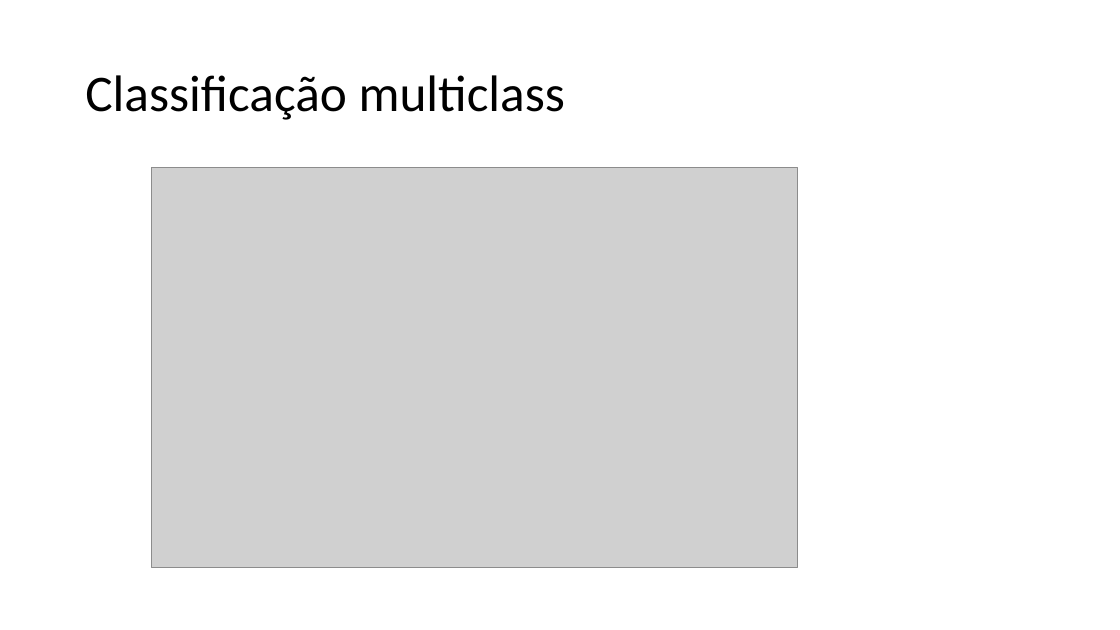
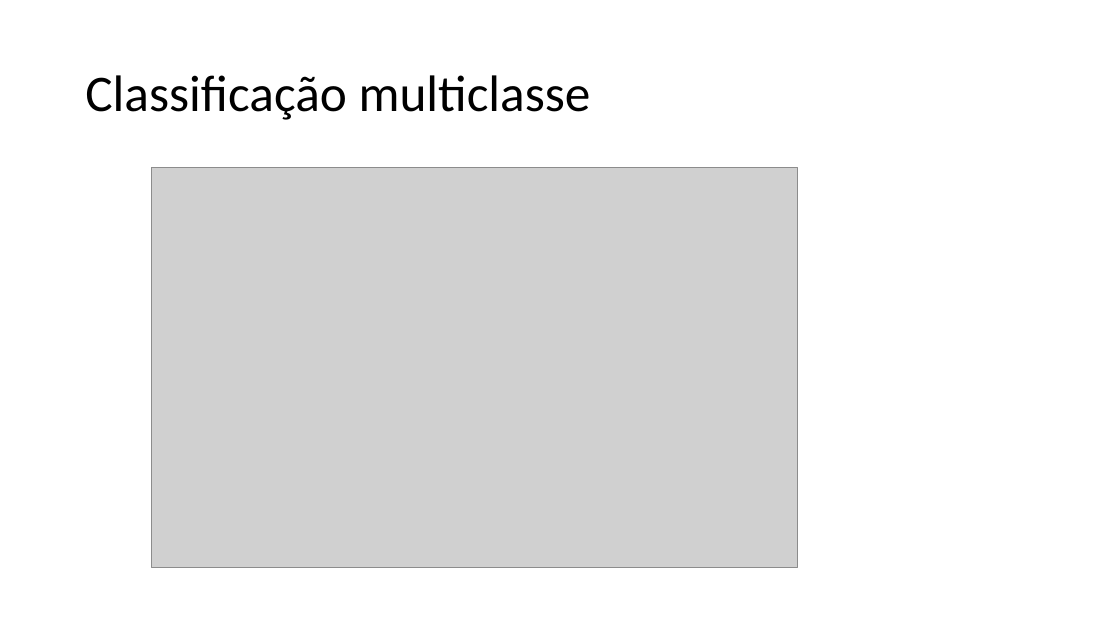
Before and after one commit to mrezende/ml-discipline, a slide deck: slide 15 of presentation/PresentationSVM.pptx (slide 14 before the commit). Drawn at 1120x630 pixels with LibreOffice and Linux fonts; fonts in the diff are those of the drawing; grey boxes stand for pictures. Boxes give left, top, right and bottom in pixels: in the first picture for what was removed or moved away, otherwise in the second. Text is boxed around its words. In the diff, an @@ line names an element or a change of style, - is before the commit and + after.

```diff
--- a/presentation/PresentationSVM.pptx
+++ b/presentation/PresentationSVM.pptx
@@ title at [85,75,591,120]: text changed @@
-Classificação multiclass
+Classificação multiclasse
```
Also in this commit, not shown: 2 other slides changed, 1 slide added.
